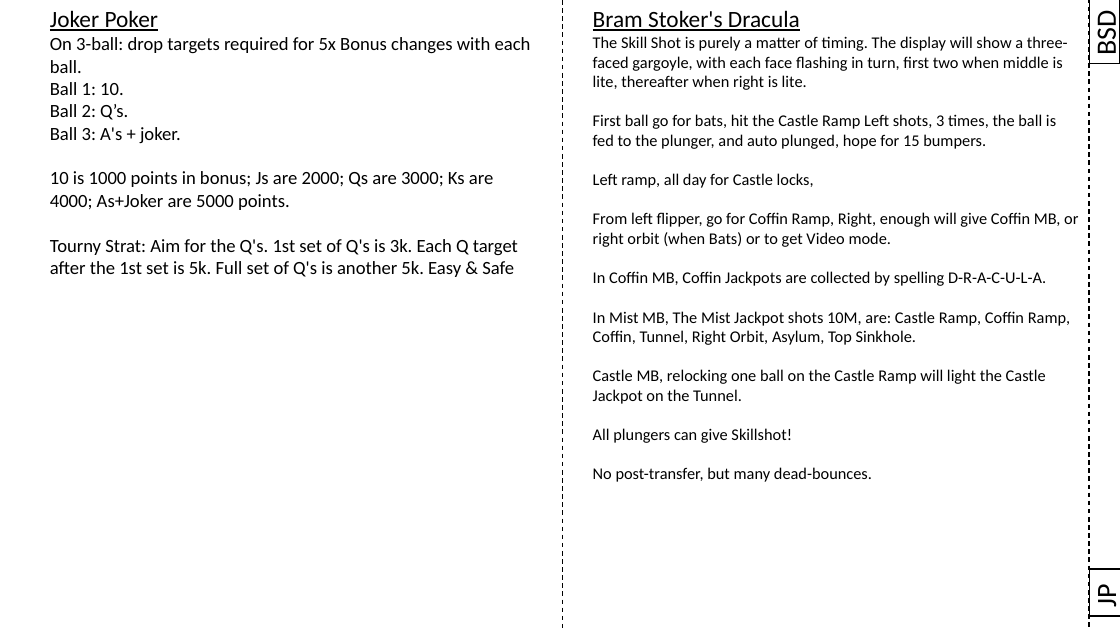
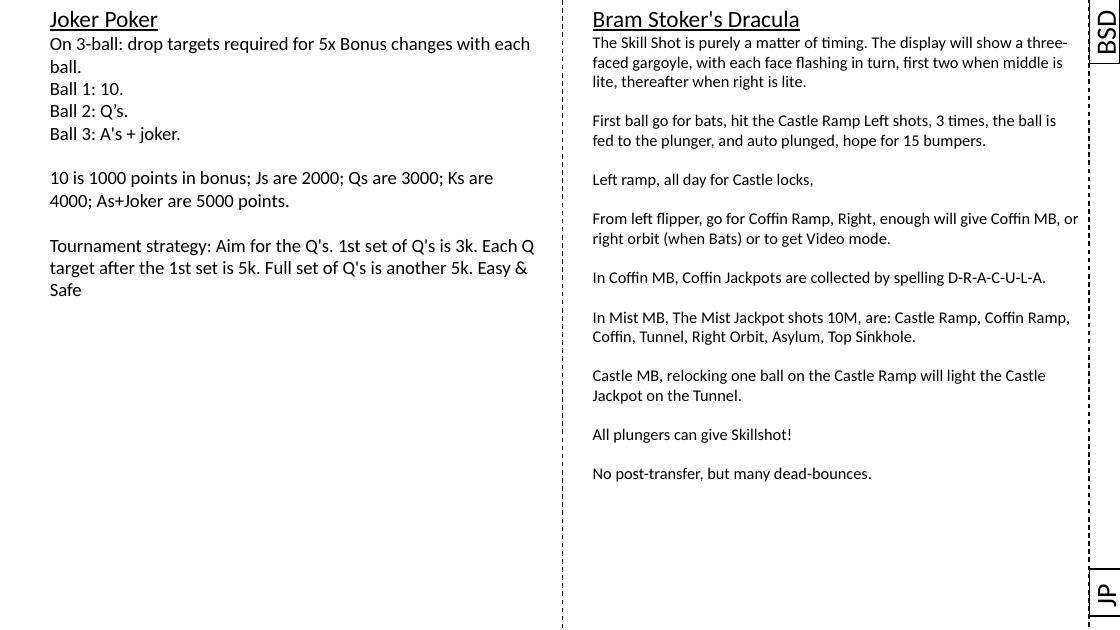
Before and after one commit to karstenbolge/PB, a slide deck: slide 24 of PB.pptx. Drawn at 1120x630 pixels with LibreOffice and Linux fonts; fonts in the diff are those of the drawing. Boxes give left, top, right and bottom in pixels: in the first picture for what was removed or moved away, otherwise in the second. Text is boxed around its words. In the diff, an @@ line names an element or a change of style, - is before the commit and + after.

```diff
--- a/PB.pptx
+++ b/PB.pptx
@@ text at (50,239,535,296): text changed @@
-Tourny Strat: Aim for the Q's. 1st set of Q's is 3k. Each Q target after the 1st set is 5k. Full set of Q's is another 5k. Easy & Safe
+Tournament strategy: Aim for the Q's. 1st set of Q's is 3k. Each Q target after the 1st set is 5k. Full set of Q's is another 5k. Easy & Safe
```
Also in this commit, not shown: 2 other slides changed, 1 slide added.
